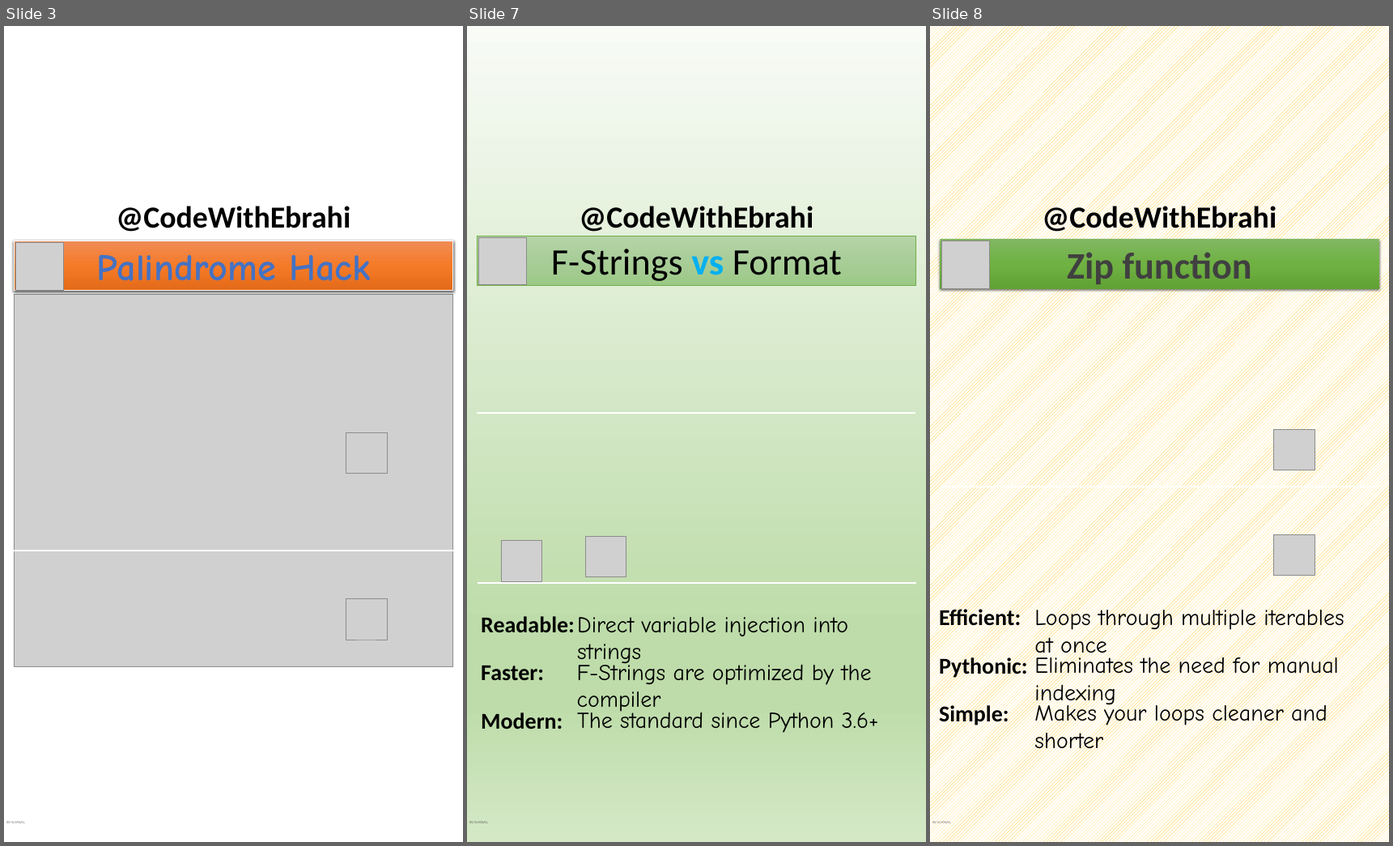
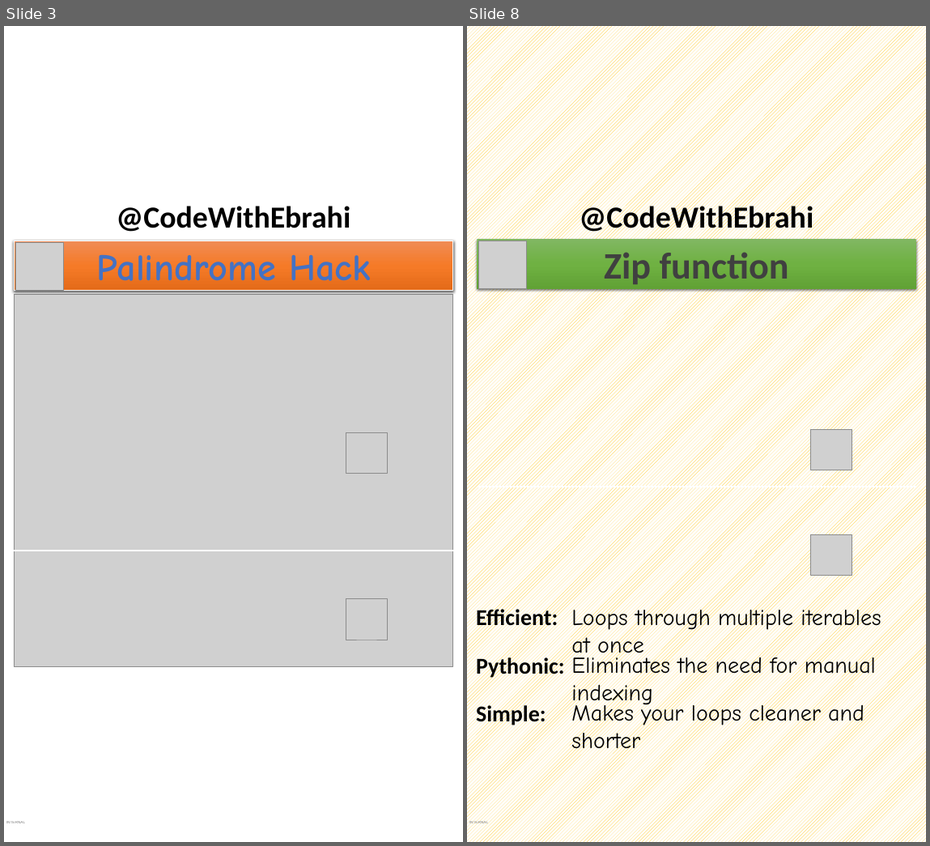
Before and after one commit to ebrahimsalehi1/python_codes, a slide deck: assets/images.pptx. Shown side by side, each under a label of ours: slides 3, 7 and 8 before the commit, slides 3 and 8 after it; the slides between them are not shown. The pictures are 1393x846 and 930x846 pixels, drawn with LibreOffice and Linux fonts; fonts in the diff are those of the drawing; grey boxes stand for pictures; background and template pictures are left out. Boxes give left, top, right and bottom in pixels: in the first picture for what was removed or moved away, otherwise in the second. Text is boxed around its words. In the diff, an @@ line names an element or a change of style, - is before the commit and + after.

```diff
--- a/assets/images.pptx
+++ b/assets/images.pptx
@@ slide 7 removed at box(467, 26, 926, 842), background gradient #F8FBF6 to #BEDCAA to #D4E8C6; not listed: 2 template elements that a slide beside it also shows @@
@@ rectangle removed at box(477, 236, 916, 285) @@
-F-Strings vs Format
@@ picture removed at box(479, 237, 526, 285) @@
@@ line removed from (477, 413) to (916, 413) @@
@@ picture removed at box(501, 541, 542, 582) @@
@@ picture removed at box(585, 536, 626, 577) @@
@@ line removed from (478, 583) to (917, 583) @@
@@ text removed at box(481, 616, 575, 633) @@
-Readable:
@@ text removed at box(577, 617, 849, 668) @@
-Direct variable injection into strings
@@ text removed at box(481, 666, 544, 681) @@
-Faster:
@@ text removed at box(577, 660, 872, 715) @@
-F-Strings are optimized by the compiler
@@ text removed at box(481, 713, 563, 729) @@
-Modern:
@@ text removed at box(577, 708, 879, 733) @@
-The standard since Python 3.6+
```
Also in this commit, not shown: 4 slides added, 3 other slides removed, 22 other files.
